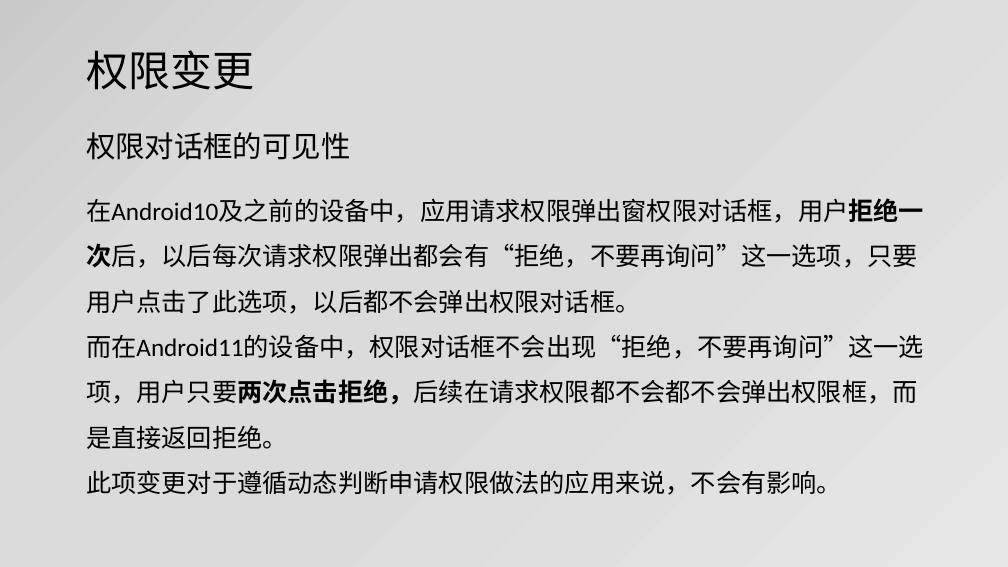
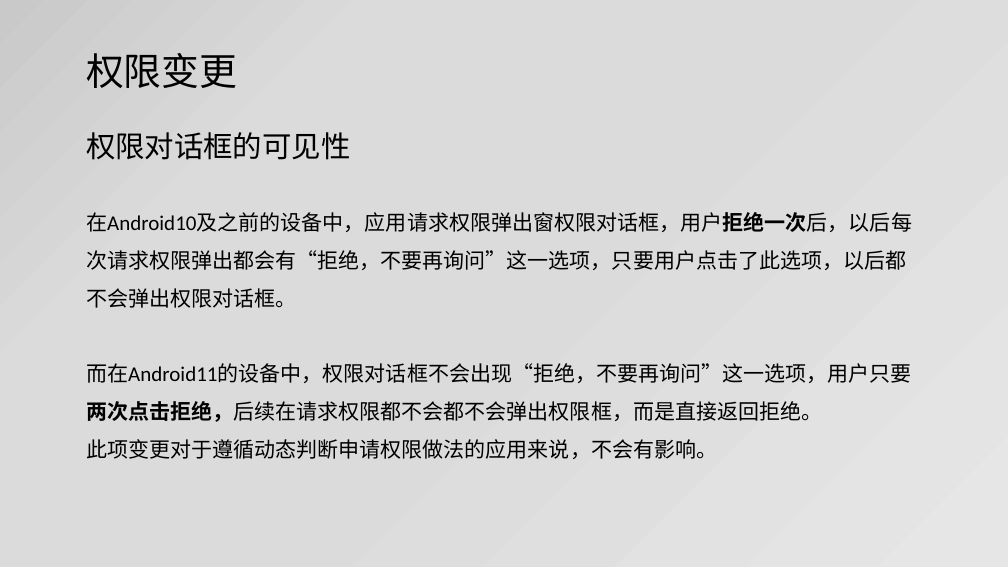
Before and after one commit to jianjunxiao/Adaptation, a slide deck: slide 21 of Android10、11适配.pptx. Drawn at 1008x567 pixels with LibreOffice and Linux fonts; fonts in the diff are those of the drawing. Boxes give left, top, right and bottom in pixels: in the first picture for what was removed or moved away, otherwise in the second. Text is boxed around its words. In the diff, an @@ line names an element or a change of style, - is before the commit and + after.

```diff
--- a/Android10、11适配.pptx
+++ b/Android10、11适配.pptx
@@ title "权限变更" at [86,53,237,88]: size 40 to 36 pt @@
@@ text "在Android10及之前的设备中，应用请求权限弹出窗权限对话框，用户拒绝一次后，以后每次请求权限弹出都会有“拒绝，不要 ...": place and size @@
-text "在Android10及之前的设备中，应用请求权限弹出窗权限对话框，用户拒绝一次后，以后每次请求权限弹出都会有“拒绝，不要 ..." at [86,198,924,495]
+text "在Android10及之前的设备中，应用请求权限弹出窗权限对话框，用户拒绝一次后，以后每次请求权限弹出都会有“拒绝，不要 ..." at [86,212,912,459]
@@ text "在Android10及之前的设备中，应用请求权限弹出窗权限对话框，用户拒绝一次后，以后每次请求权限弹出都会有“拒绝，不要 ..." at [86,212,912,459]: size 24 to 20 pt @@
```
Also in this commit, not shown: 25 other slides changed, 4 slides added, 7 other files.
